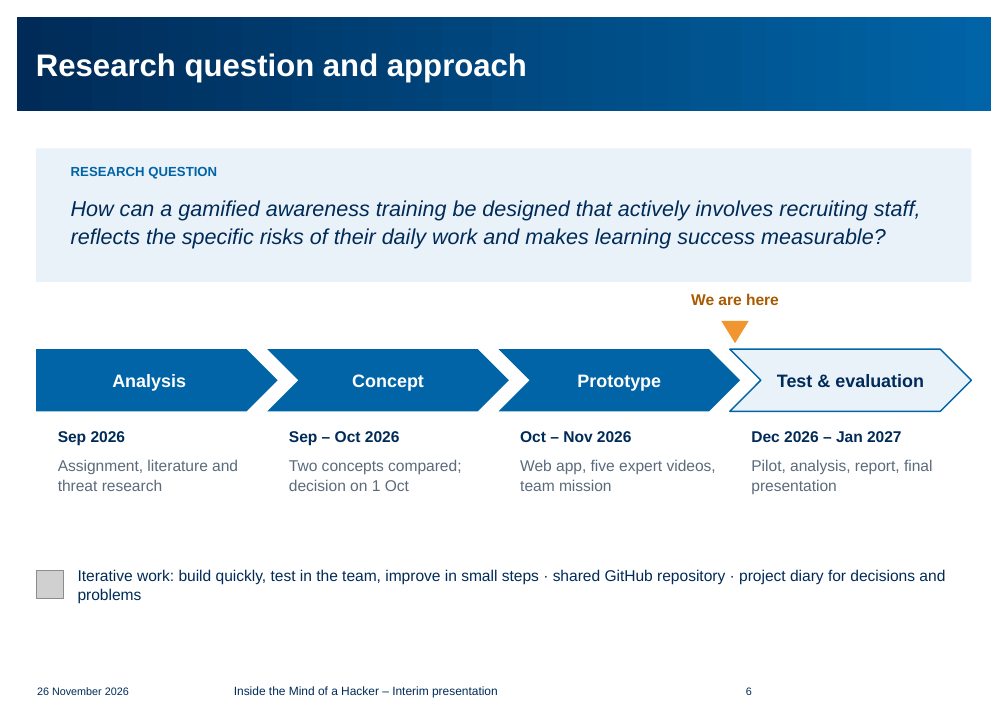
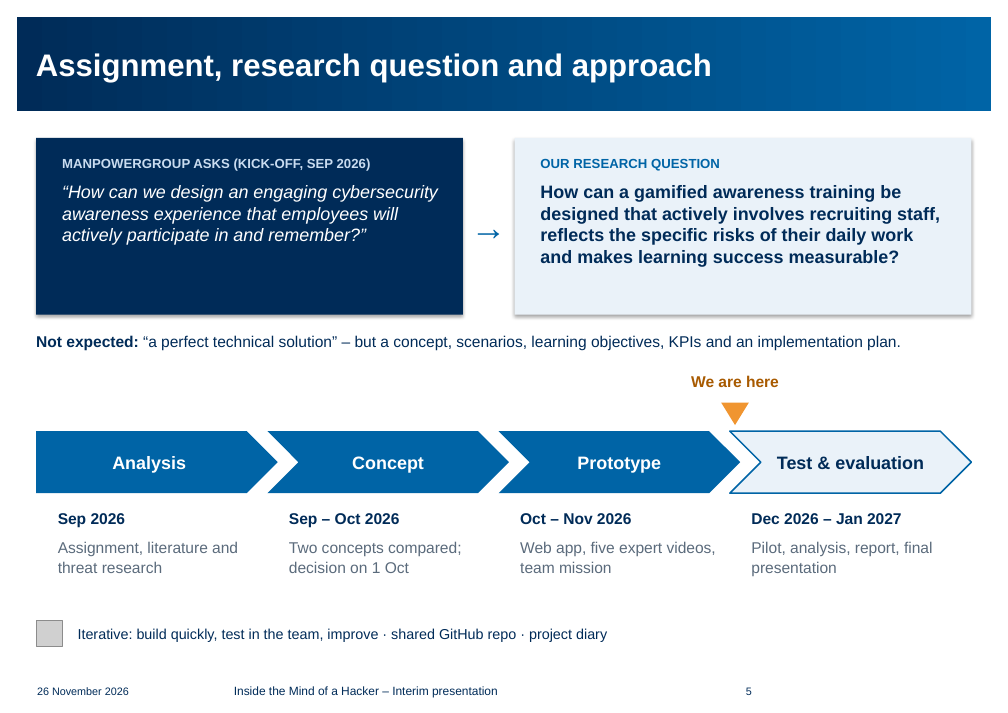
Before and after one commit to larabng/securityawareness, a slide deck: slide 5 of presentation/Interim_Presentation_Inside_the_Mind_of_a_Hacker.pptx (slide 6 before the commit). Drawn at 1008x713 pixels with LibreOffice and Linux fonts; fonts in the diff are those of the drawing; grey boxes stand for pictures; background and template pictures are left out. Boxes give left, top, right and bottom in pixels: in the first picture for what was removed or moved away, otherwise in the second. Text is boxed around its words. In the diff, an @@ line names an element or a change of style, - is before the commit and + after.

```diff
--- a/presentation/Interim_Presentation_Inside_the_Mind_of_a_Hacker.pptx
+++ b/presentation/Interim_Presentation_Inside_the_Mind_of_a_Hacker.pptx
@@ title at box(36, 53, 712, 82): text changed @@
-Research question and approach
+Assignment, research question and approach
@@ rectangle: place and size @@
-rectangle at box(36, 148, 972, 282)
+rectangle at box(36, 138, 463, 315)
@@ rectangle at box(36, 138, 463, 315): fill #EAF2F9 to #002B58; shadow on @@
@@ text added at box(463, 138, 515, 315), 30 pt, text #0064A6, bold @@
+→
@@ rectangle added at box(515, 138, 972, 315), fill #EAF2F9 @@
@@ text added at box(62, 158, 438, 245), 15 pt, text #FFFFFF, italic @@
+MANPOWERGROUP ASKS (KICK-OFF, SEP 2026)
+“How can we design an engaging cybersecurity awareness experience that employees will actively participate in and remember?”
@@ text removed at box(71, 167, 217, 179) @@
-RESEARCH QUESTION
@@ text at box(540, 158, 720, 171): paragraph added @@
+OUR RESEARCH QUESTION
@@ text "OUR RESEARCH QUESTION": place and size @@
-text "OUR RESEARCH QUESTION" at box(71, 200, 921, 248)
+text "OUR RESEARCH QUESTION" at box(540, 158, 940, 267)
@@ text at box(540, 185, 940, 267): size 18 to 15 pt, bold on, italic off in "How can a gamified awareness training be ..."; line spacing 1.05 to 1; more space between paragraphs @@
@@ text added at box(36, 335, 901, 350), 13 pt, text #002B58 @@
+Not expected: “a perfect technical solution” – but a concept, scenarios, learning objectives, KPIs and an implementation plan.
@@ 9 texts, 3 chevrons, 1 pentagon arrow, 1 triangle: place and size @@
-9 texts, 3 chevrons, 1 pentagon arrow, 1 triangle at box(36, 293, 972, 494)
+9 texts, 3 chevrons, 1 pentagon arrow, 1 triangle at box(36, 375, 972, 576)
@@ picture: place and size @@
-picture at box(36, 571, 64, 598)
+picture at box(36, 621, 62, 647)
@@ text at box(78, 628, 607, 642): text changed; size 13 to 12 pt @@
-Iterative work: build quickly, test in the team, improve in small steps · shared GitHub repository · project diary for decisions and problems
+Iterative: build quickly, test in the team, improve · shared GitHub repo · project diary
@@ page number at box(746, 687, 752, 695): text changed @@
-6
+5
```
Also in this commit, not shown: 1 other slide changed, 1 slide removed.
